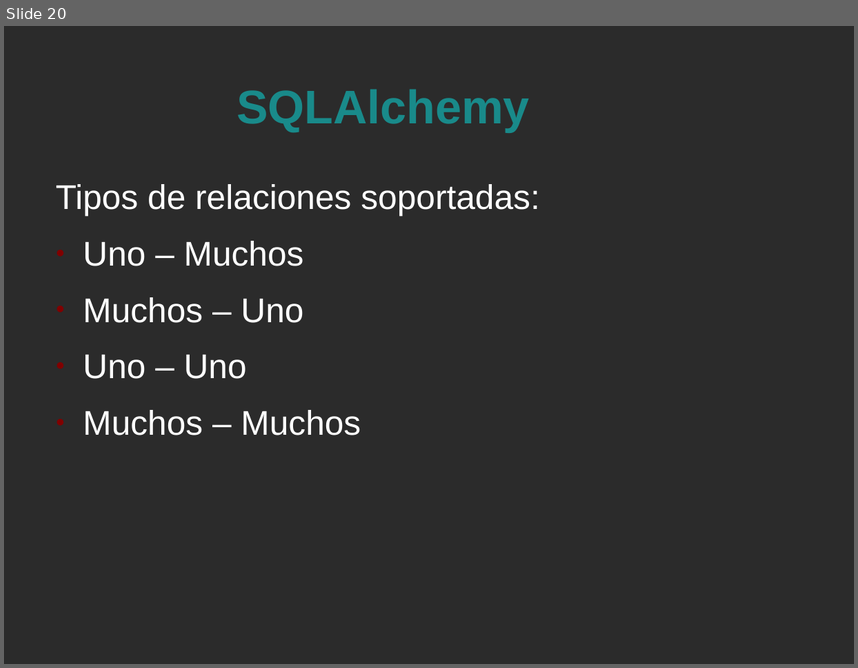
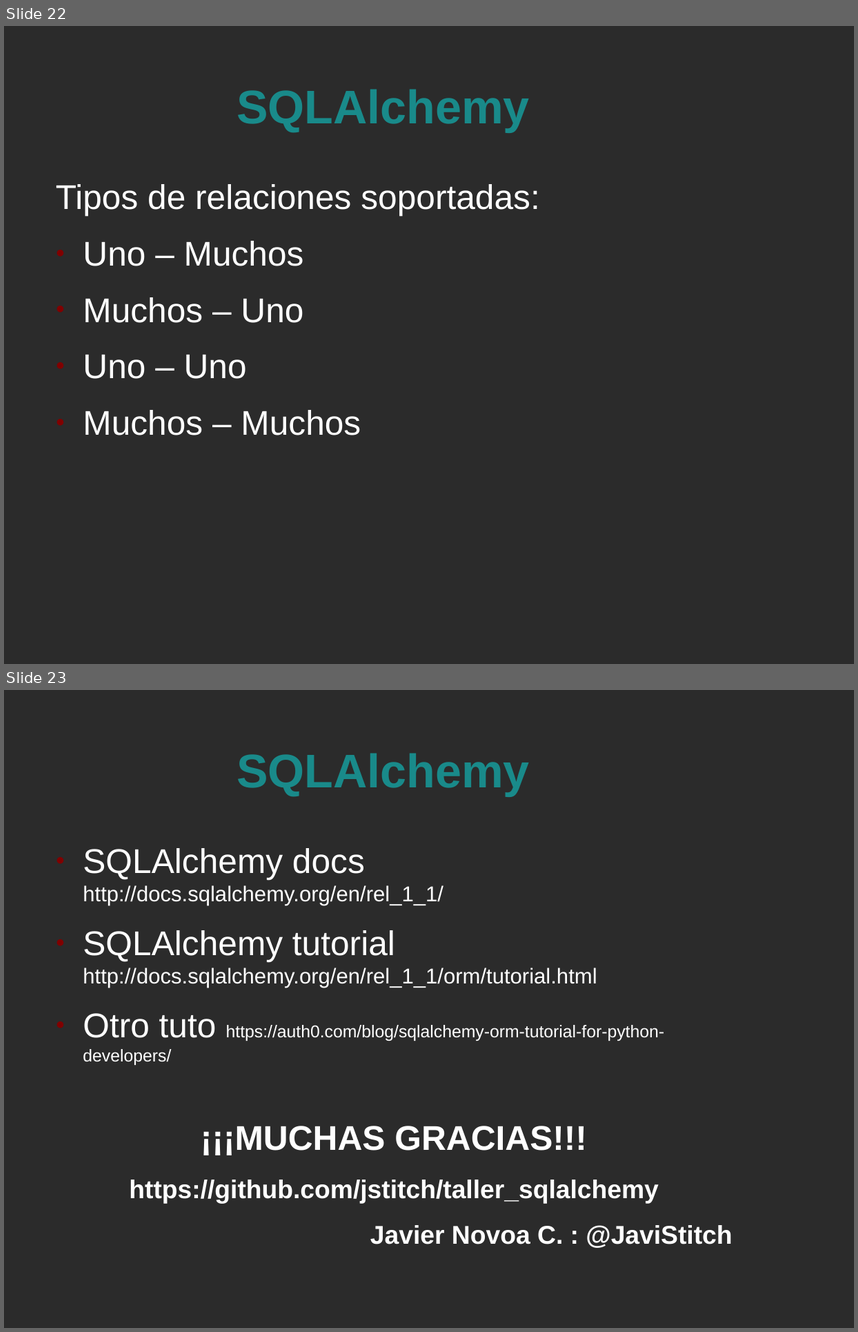
Before and after one commit to jstitch/taller_sqlalchemy, a slide deck: sqlalchemy.odp. Shown one above the other, each under a label of ours: slide 20 before the commit, slides 22 and 23 after it. The pictures are 858x668 and 858x1332 pixels, drawn with LibreOffice and Linux fonts; fonts in the diff are those of the drawing; background and template pictures are left out; a plain dark background stands for a picture behind light text. Boxes give left, top, right and bottom in pixels: in the first picture for what was removed or moved away, otherwise in the second. Text is boxed around its words. In the diff, an @@ line names an element or a change of style, - is before the commit and + after.

```diff
--- a/sqlalchemy.odp
+++ b/sqlalchemy.odp
@@ slide 23 added at [4, 690, 854, 1328], background picture (left out) @@
@@ title added at [237, 753, 530, 796], 44 pt, text #198A8A, bold @@
+SQLAlchemy
@@ text added at [83, 848, 732, 1248], 20 pt, text #FFFFFF @@
+● SQLAlchemy docs http://docs.sqlalchemy.org/en/rel_1_1/
+● SQLAlchemy tutorial http://docs.sqlalchemy.org/en/rel_1_1/orm/tutorial.html
+● Otro tuto https://auth0.com/blog/sqlalchemy-orm-tutorial-for-python-developers/
+¡¡¡MUCHAS GRACIAS!!!
+https://github.com/jstitch/taller_sqlalchemy
+Javier Novoa C. : @JaviStitch
@@ what was slide 20 is now slide 22 @@
```
Also in this commit, not shown: 2 slides changed, 2 other slides added, 2 other files.
